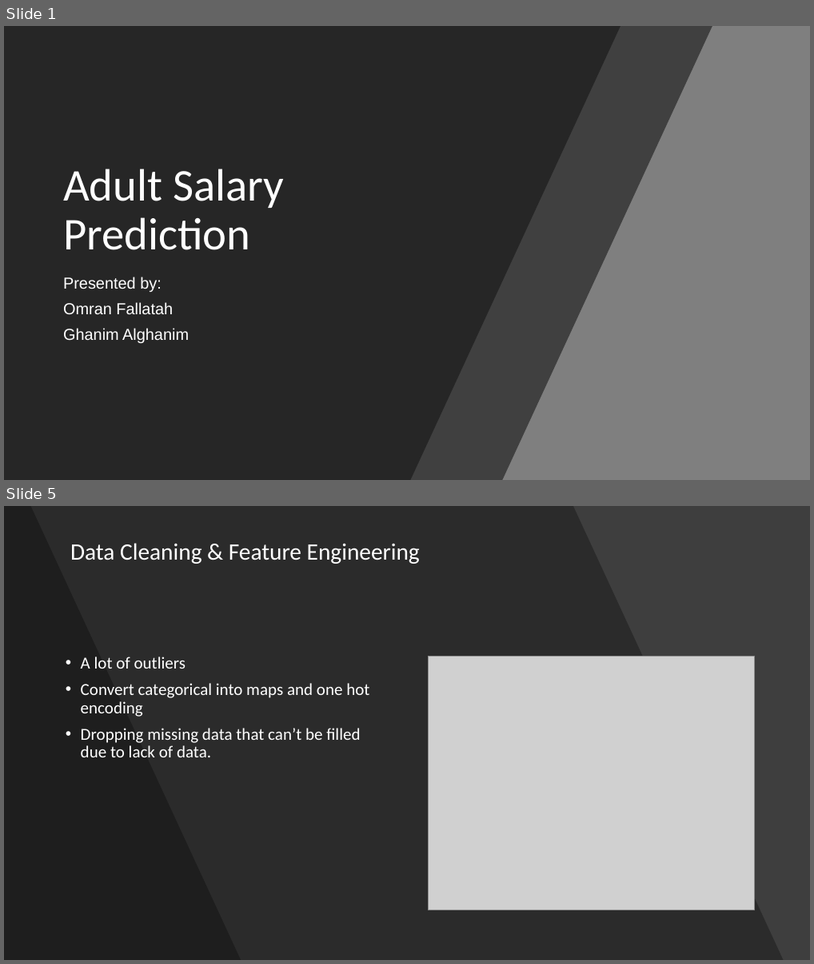
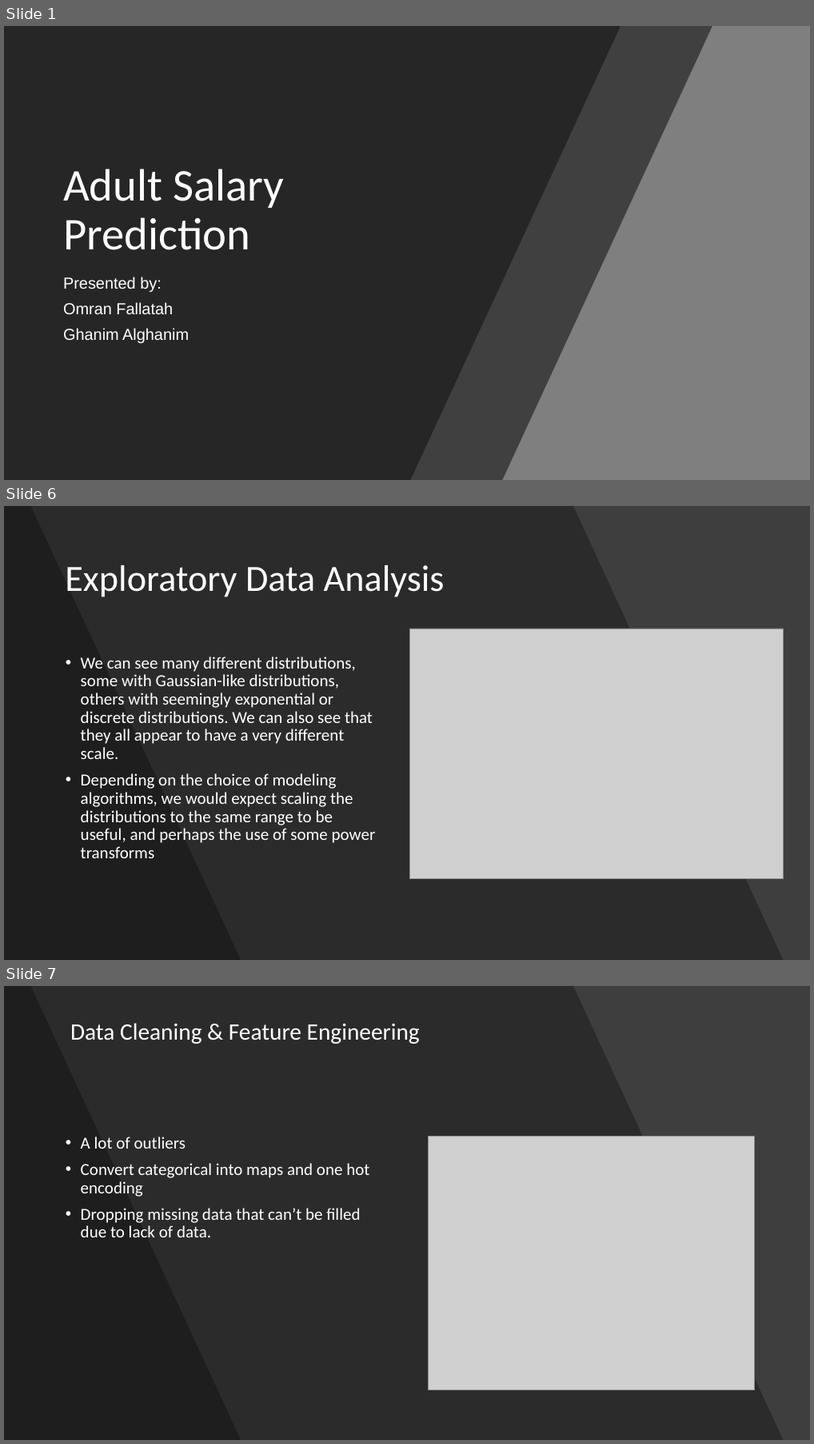
Before and after one commit to L9Sneaky/Classification, a slide deck: Adult Salary Prediction.pptx. Shown one above the other, each under a label of ours: slides 1 and 5 before the commit, slides 1, 6 and 7 after it; the slides between them are not shown. The pictures are 814x964 and 814x1444 pixels, drawn with LibreOffice and Linux fonts; fonts in the diff are those of the drawing; grey boxes stand for pictures. Boxes give left, top, right and bottom in pixels: in the first picture for what was removed or moved away, otherwise in the second. Text is boxed around its words. In the diff, an @@ line names an element or a change of style, - is before the commit and + after.

```diff
--- a/Adult Salary Prediction.pptx
+++ b/Adult Salary Prediction.pptx
@@ slide 6 added at <box>4,506,810,960</box>, background #454545 @@
@@ rectangle added at <box>4,506,810,960</box>, fill #000000 at 9% opacity @@
@@ freeform shape added at <box>4,506,784,960</box>, fill #000000 at 30% opacity @@
@@ freeform shape added at <box>4,506,241,960</box>, fill #000000 at 30% opacity @@
@@ title added at <box>65,565,445,597</box>, 44 pt, text #FFFFFF @@
+Exploratory Data Analysis
@@ picture added at <box>410,628,784,879</box> @@
@@ text added at <box>81,656,376,858</box>, 20 pt, text #FFFFFF @@
+• We can see many different distributions, some with Gaussian-like distributions, others with seemingly exponential or discrete distributions. We can also see that they all appear to have a very different scale.
+• Depending on the choice of modeling algorithms, we would expect scaling the distributions to the same range to be useful, and perhaps the use of some power transforms
@@ what was slide 5 is now slide 7 @@
```
Also in this commit, not shown: 1 slide changed, 4 other slides added, 2 slides removed, 1 other file.
